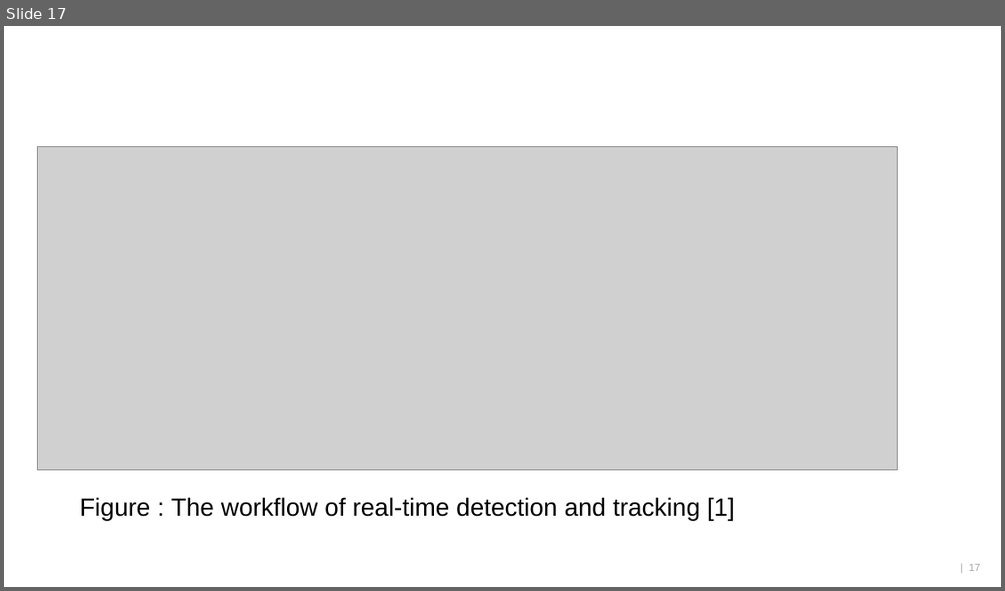
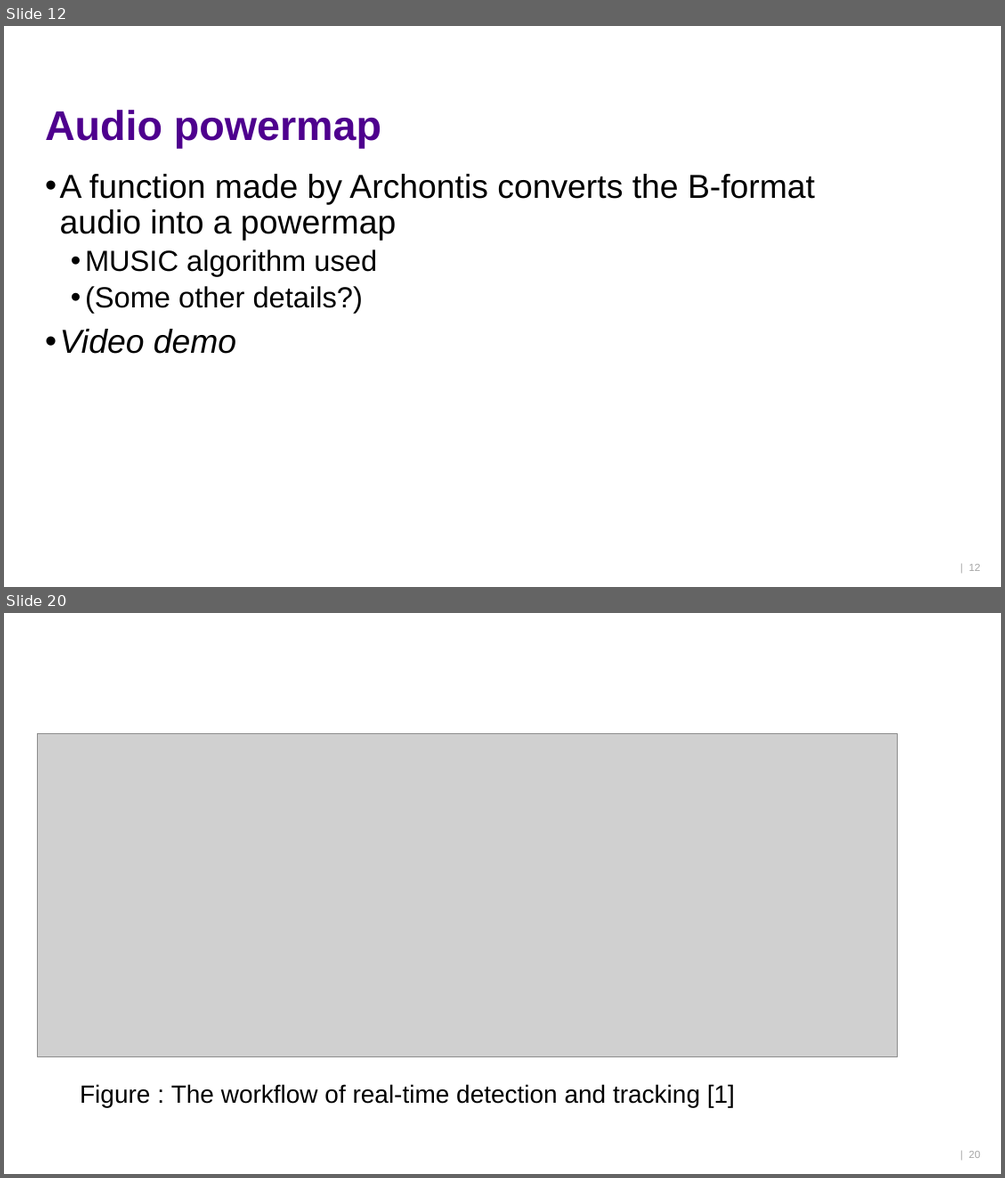
Before and after one commit to ktlhtn/AutoSTAnnot, a slide deck: Power point files/Final presentation.pptx. Shown one above the other, each under a label of ours: slide 17 before the commit, slides 12 and 20 after it; the slides between them are not shown. The pictures are 1005x591 and 1005x1178 pixels, drawn with LibreOffice and Linux fonts; fonts in the diff are those of the drawing; grey boxes stand for pictures; background and template pictures are left out. Boxes give left, top, right and bottom in pixels: in the first picture for what was removed or moved away, otherwise in the second. Text is boxed around its words. In the diff, an @@ line names an element or a change of style, - is before the commit and + after.

```diff
--- a/Power point files/Final presentation.pptx
+++ b/Power point files/Final presentation.pptx
@@ slide 12 added at <box>4,26,1001,587</box>, background #FFFFFF @@
@@ title added at <box>45,110,381,148</box>, 40 pt, text #4E008E, bold @@
+Audio powermap
@@ text added at <box>60,174,815,354</box>, 32 pt, text #000000 @@
+• A function made by Archontis converts the B-format audio into a powermap
+  • MUSIC algorithm used
+  • (Some other details?)
+• Video demo
@@ page number added at <box>969,564,980,571</box>, 10 pt, text #A6A6A6 @@
+| 12
@@ what was slide 17 is now slide 20 @@
@@ page number at <box>969,1151,980,1158</box>: text changed @@
-| 17
+| 20
```
Also in this commit, not shown: 1 slide changed, 9 other slides added, 7 slides removed.
